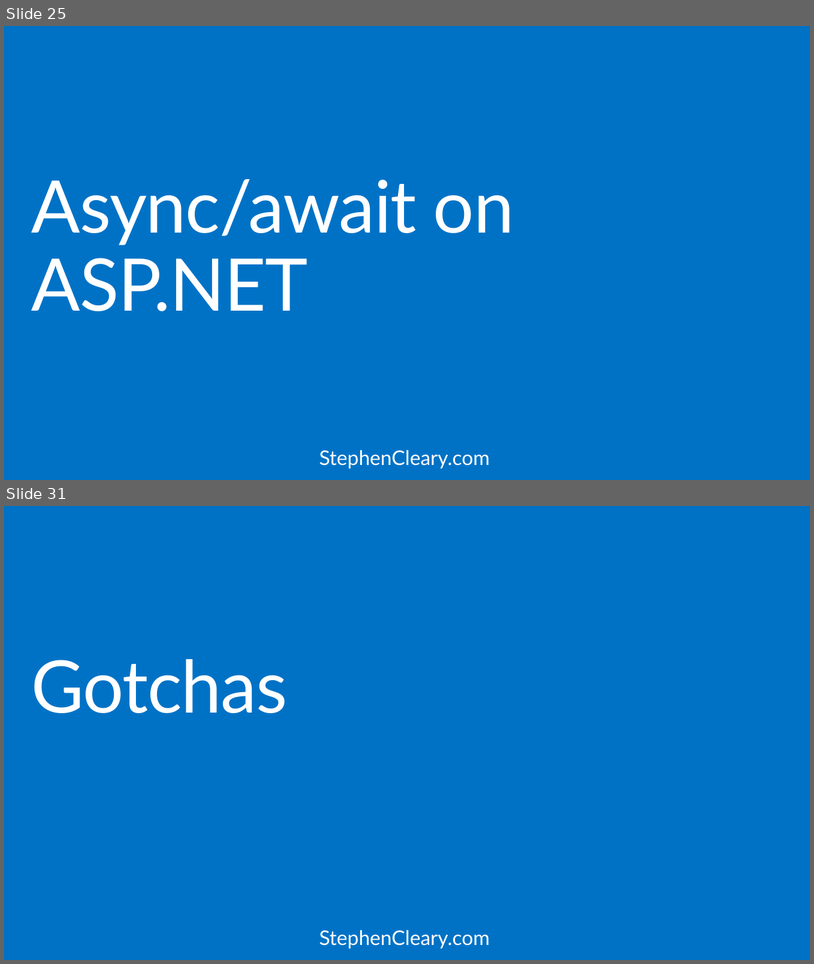
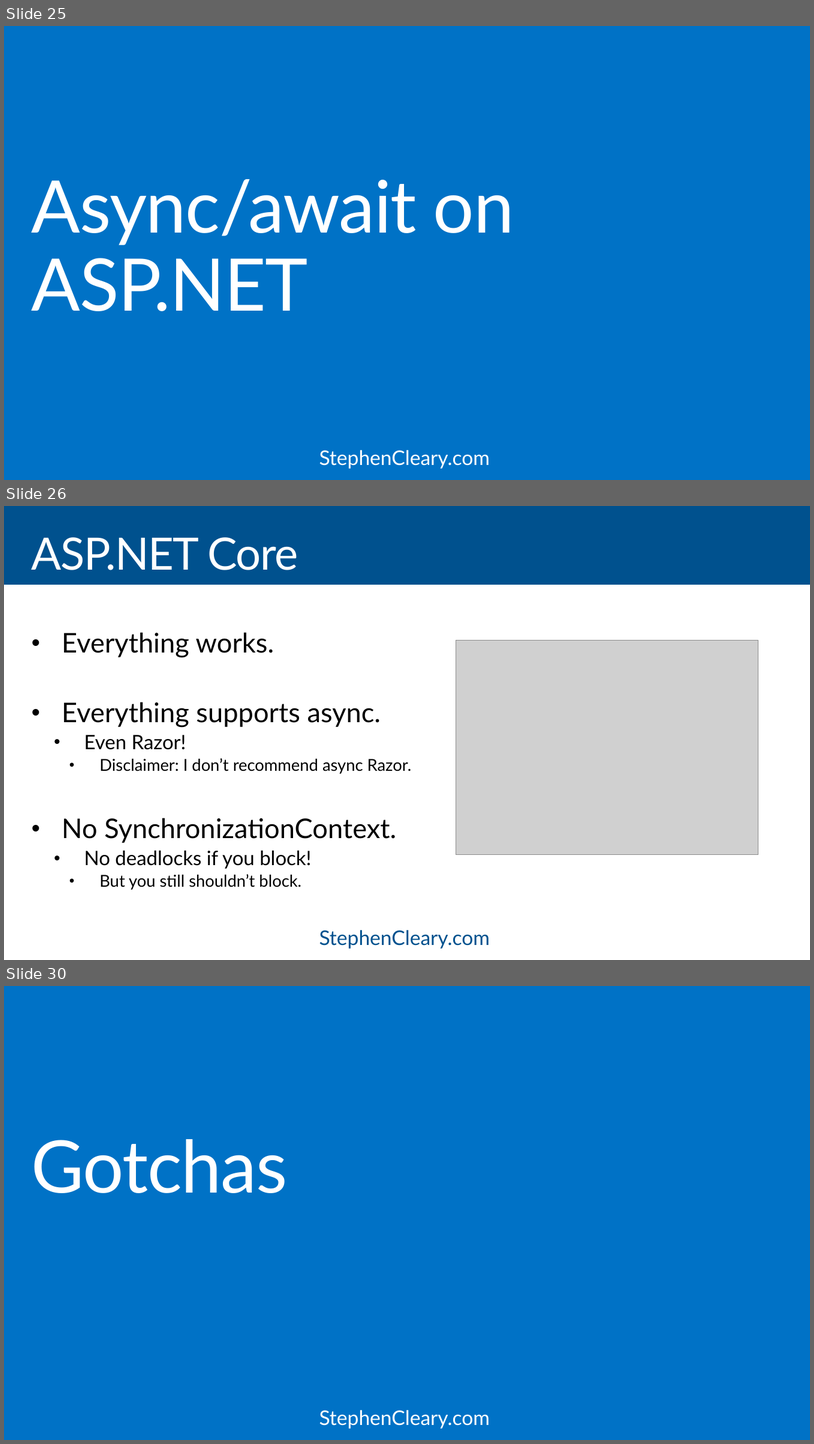
Before and after one commit to StephenCleary/Presentations, a slide deck: Async Servers/Intro to Async ASP.NET - 16.9.pptx. Shown one above the other, each under a label of ours: slides 25 and 31 before the commit, slides 25, 26 and 30 after it; the slides between them are not shown. The pictures are 814x964 and 814x1444 pixels, drawn with LibreOffice and Linux fonts; fonts in the diff are those of the drawing; grey boxes stand for pictures. Boxes give left, top, right and bottom in pixels: in the first picture for what was removed or moved away, otherwise in the second. Text is boxed around its words. In the diff, an @@ line names an element or a change of style, - is before the commit and + after.

```diff
--- a/Async Servers/Intro to Async ASP.NET - 16.9.pptx
+++ b/Async Servers/Intro to Async ASP.NET - 16.9.pptx
@@ slide 26 added at <box>4,506,810,960</box>, background #00518E; not listed: 1 template element that a slide beside it also shows @@
@@ title added at <box>32,537,299,570</box>, 52.9 pt, text #FFFFFF @@
+ASP.NET Core
@@ rectangle added at <box>4,585,810,960</box>, fill #FFFFFF @@
@@ text added at <box>62,632,412,889</box>, 32.4 pt, text #000000 @@
+• Everything works.
+• Everything supports async.
+  • Even Razor!
+    • Disclaimer: I don’t recommend async Razor.
+• No SynchronizationContext.
+  • No deadlocks if you block!
+    • But you still shouldn’t block.
@@ picture added at <box>456,640,759,855</box> @@
@@ text added at <box>307,918,507,960</box>, 24 pt, text #00518E @@
+StephenCleary.com
@@ what was slide 31 is now slide 30 @@
```
Also in this commit, not shown: 19 slides changed, 1 slide removed, 5 other files.
